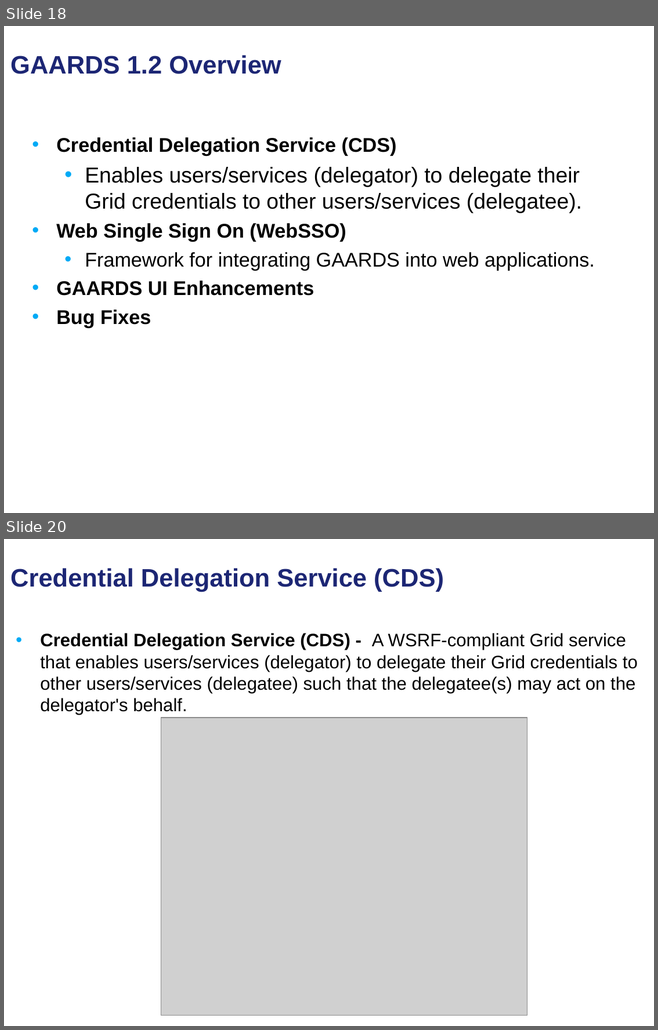
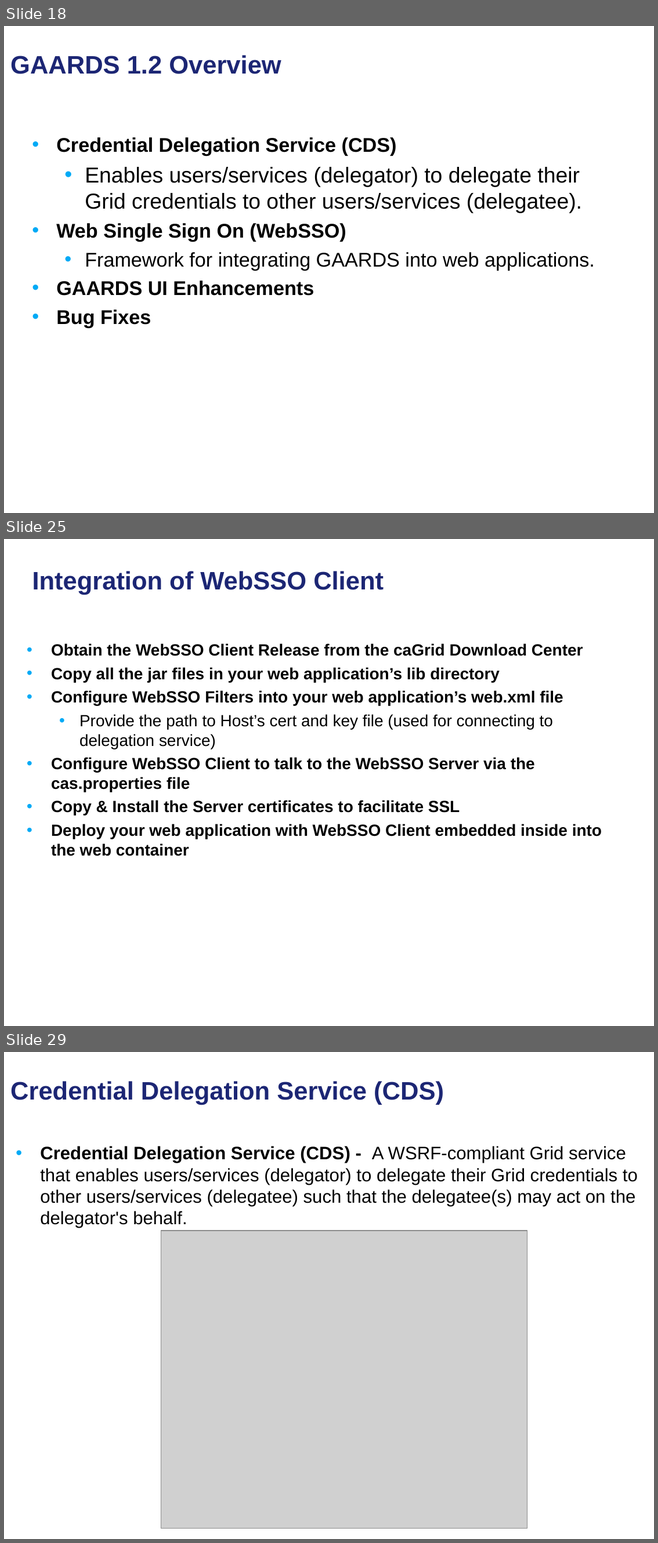
Before and after one commit to NCIP/cagrid-portal, a slide deck: cagrid-1-0/Documentation/presentations/security/gaards-arch-vcde-f2f-january-2008.ppt. Shown one above the other, each under a label of ours: slides 18 and 20 before the commit, slides 18, 25 and 29 after it; the slides between them are not shown. The pictures are 658x1030 and 658x1543 pixels, drawn with LibreOffice and Linux fonts; fonts in the diff are those of the drawing; grey boxes stand for pictures; background and template pictures are left out. Boxes give left, top, right and bottom in pixels: in the first picture for what was removed or moved away, otherwise in the second. Text is boxed around its words. In the diff, an @@ line names an element or a change of style, - is before the commit and + after.

```diff
--- a/cagrid-1-0/Documentation/presentations/security/gaards-arch-vcde-f2f-january-2008.ppt
+++ b/cagrid-1-0/Documentation/presentations/security/gaards-arch-vcde-f2f-january-2008.ppt
@@ slide 25 added at (x1=4, y1=539, x2=654, y2=1026), background picture (left out) @@
@@ title added at (x1=32, y1=571, x2=383, y2=595), 28 pt, text #1C2674, bold @@
+Integration of WebSSO Client
@@ text added at (x1=51, y1=643, x2=601, y2=856), 18 pt, text #000000, bold @@
+• Obtain the WebSSO Client Release from the caGrid Download Center
+• Copy all the jar files in your web application’s lib directory
+• Configure WebSSO Filters into your web application’s web.xml file
+  • Provide the path to Host’s cert and key file (used for connecting to delegation service)
+• Configure WebSSO Client to talk to the WebSSO Server via the cas.properties file
+• Copy & Install the Server certificates to facilitate SSL
+• Deploy your web application with WebSSO Client embedded inside into the web container
@@ what was slide 20 is now slide 29 @@
```
Also in this commit, not shown: 9 other slides added, 1 slide removed.
